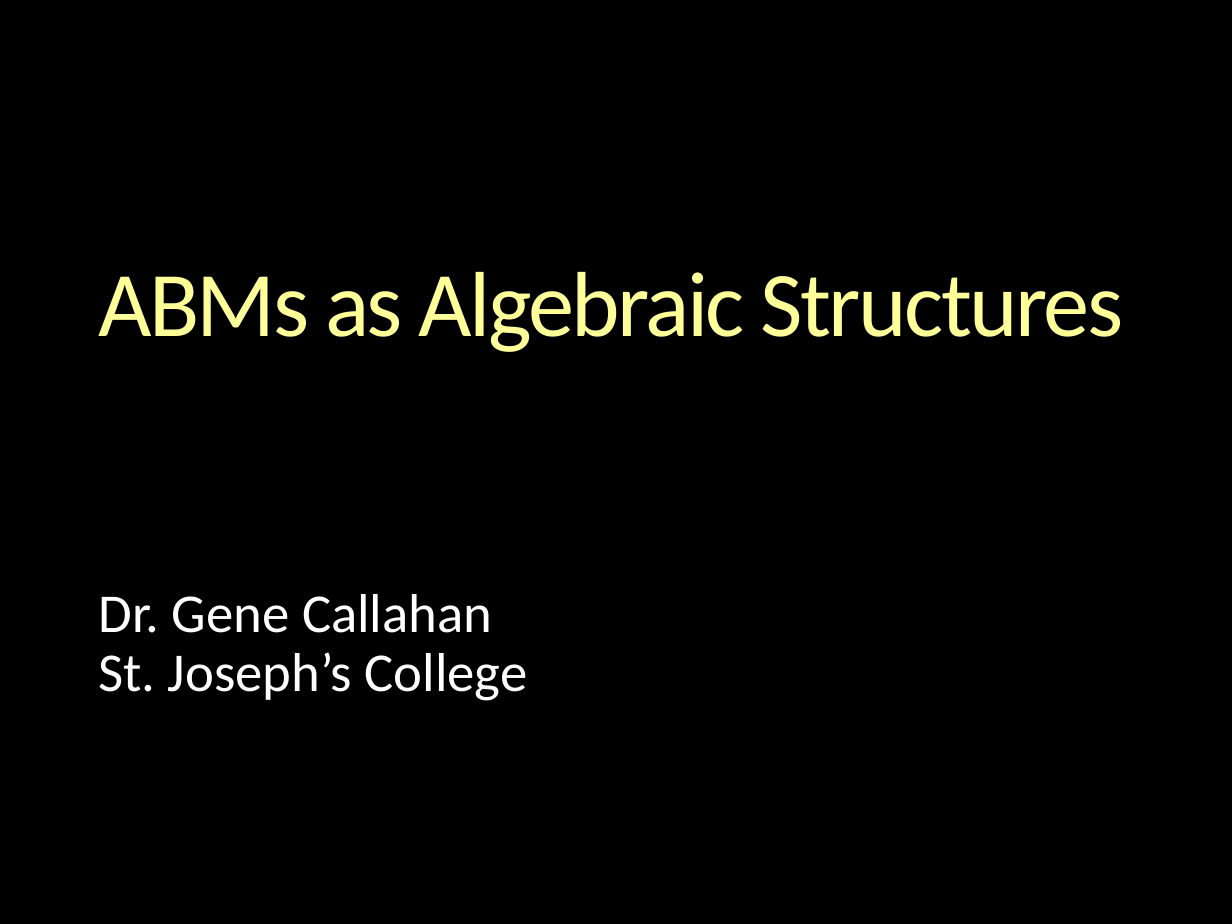
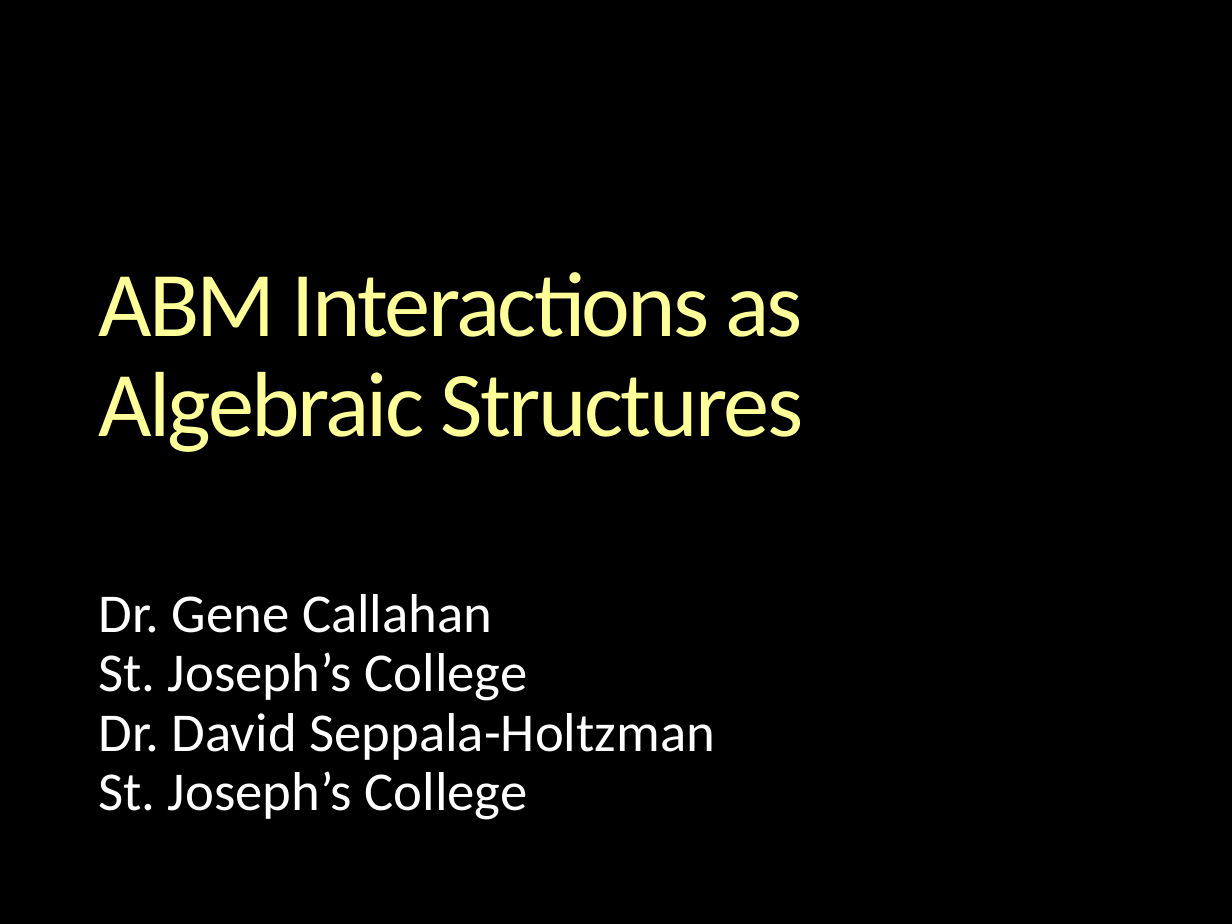
Before and after one commit to gcallah/indras_net, a slide deck: slide 1 of docs/ABMsAsAlgebraic.pptx. Drawn at 1232x924 pixels with LibreOffice and Linux fonts; fonts in the diff are those of the drawing; background and template pictures are left out. Boxes give left, top, right and bottom in pixels: in the first picture for what was removed or moved away, otherwise in the second. Text is boxed around its words. In the diff, an @@ line names an element or a change of style, - is before the commit and + after.

Commit message:
Enhanced ABMsAsAlgebraic.pptx

```diff
--- a/docs/ABMsAsAlgebraic.pptx
+++ b/docs/ABMsAsAlgebraic.pptx
@@ title at (98, 272, 803, 452): text changed @@
-ABMs as Algebraic Structures
+ABM Interactions as Algebraic Structures
@@ subtitle at (98, 713, 715, 820): paragraphs added @@
+Dr. David Seppala-Holtzman
+St. Joseph’s College
```
Also in this commit, not shown: 2 slides added, 1 slide removed.
